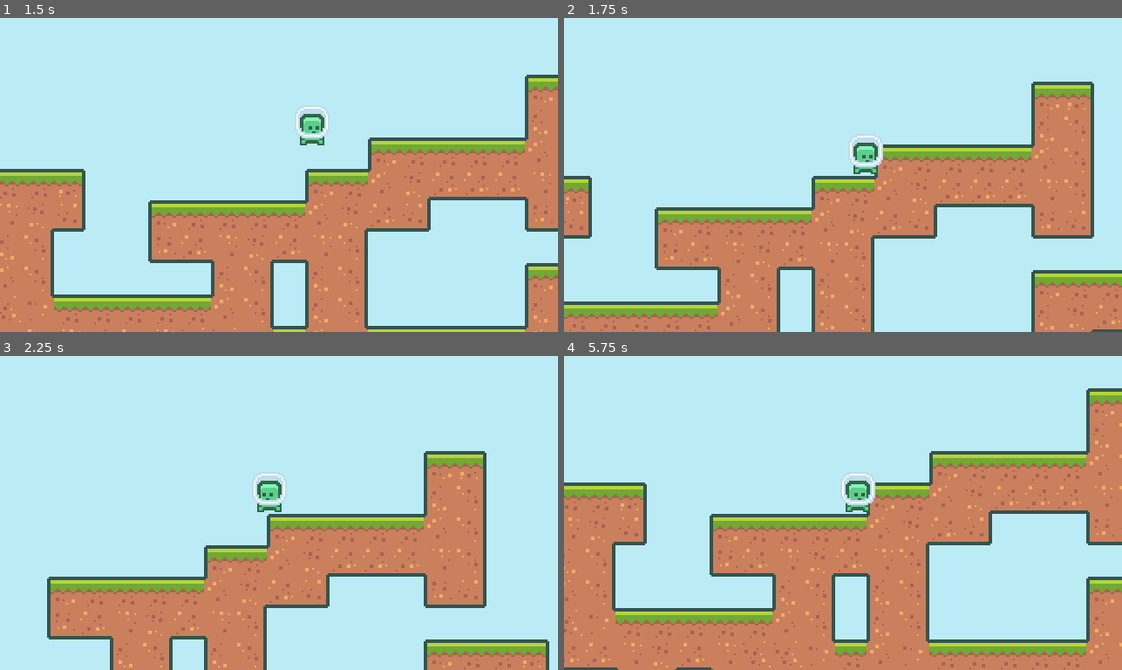
Above: before the commit, frames 1-4 (two rows, left to right).
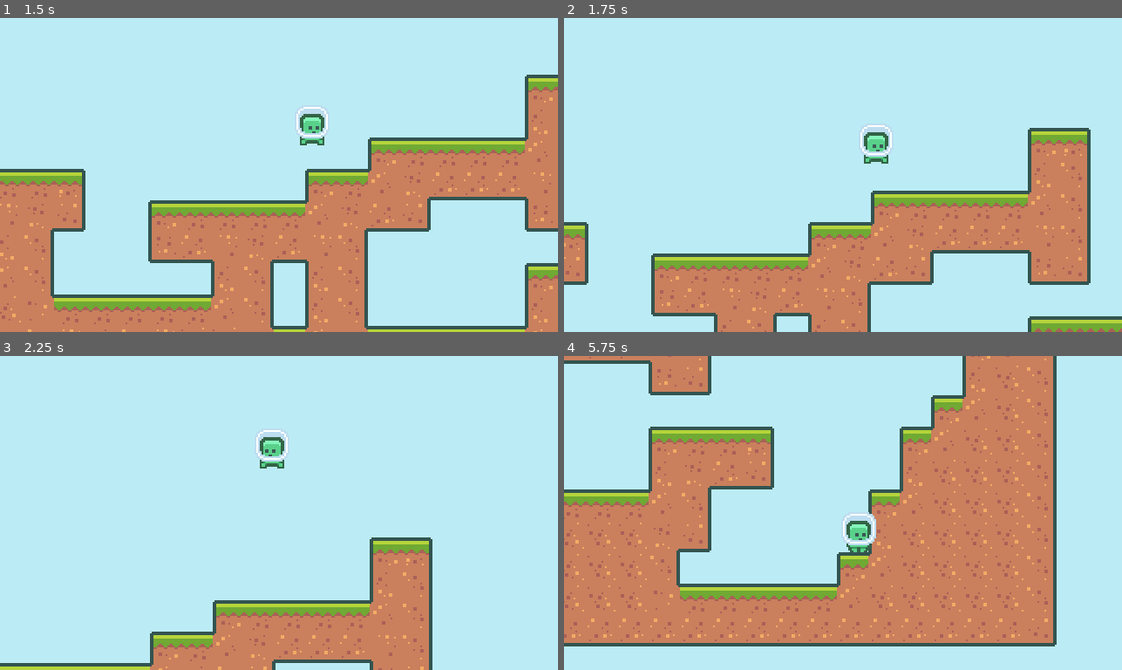
Above: after the commit, the same moments.

Repository: heartyhardy/2d_platformer_udemy
Game: Godot game, scene res://Scenes/main.tscn
Two runs of this game, one before a commit and one after it. Both use one fixed random seed, a clock stepped at 60 frames per second and the inputs below.
Inputs:
- Up to frame 1 (1.5 s): hold Space (jump) 0.53-1.28 s; hold D (move_right) from 0.53 s (still down); tap Space (jump) at 1.35 s
- Up to frame 2 (1.75 s): keep holding D (move_right); tap Space (jump) at 1.52 s
- Up to frame 3 (2.25 s): tap Space (jump) at 1.82 s; release D (move_right) at 2.03 s; hold A (move_left) from 2.03 s (still down); hold Space (jump) from 2.03 s (still down)
- Up to frame 4 (5.75 s): release A (move_left) at 2.78 s; release Space (jump) at 2.78 s; hold D (move_right) 2.78-4.28 s; tap Space (jump) at 2.85, 3.02, 3.32, 4.35, 4.52, 4.82 s; hold Space (jump) 3.53-4.28 s; hold A (move_left) 4.28-5.03 s; hold D (move_right) from 5.03 s (still down); hold Space (jump) from 5.03 s (still down)

Frame 1 is identical in both runs. In frame 2, 33% of the frame differs, in the area x 0-100%, y 20-100%; in frame 3, 32%; in frame 4, 57%, in the area x 0-100%, y 0-100%.

Commit message:
Added double jump

Diff:
--- a/Scenes/Player.gd
+++ b/Scenes/Player.gd
@@ -15,14 +15,19 @@
 
 var velocity = Vector2.ZERO
 
+var enable_double_jump = false
+
 func _ready():
 	pass # Replace with function body.
 
 func _process(delta):
 	var move_vec = get_movement_vector()
 
-	if(move_vec.y < 0 && (is_on_floor() || !$CoyoteTimer.is_stopped())):
+	if(move_vec.y < 0 && (is_on_floor() || !$CoyoteTimer.is_stopped() || enable_double_jump)):
 		velocity.y = move_vec.y  * max_jump_speed
+		if(!is_on_floor() && $CoyoteTimer.is_stopped()):
+			enable_double_jump = false
+		$CoyoteTimer.stop() #without this, player can't double jump if coyote timer is high
 
 	velocity.x += move_vec.x * max_x_acceleration * delta
 	if(move_vec.x == 0):
@@ -41,6 +46,9 @@
 
 	if(was_on_floor && !is_on_floor()):
 		$CoyoteTimer.start()
+
+	if(is_on_floor()):
+		enable_double_jump = true
 
 	update_animation()
 
